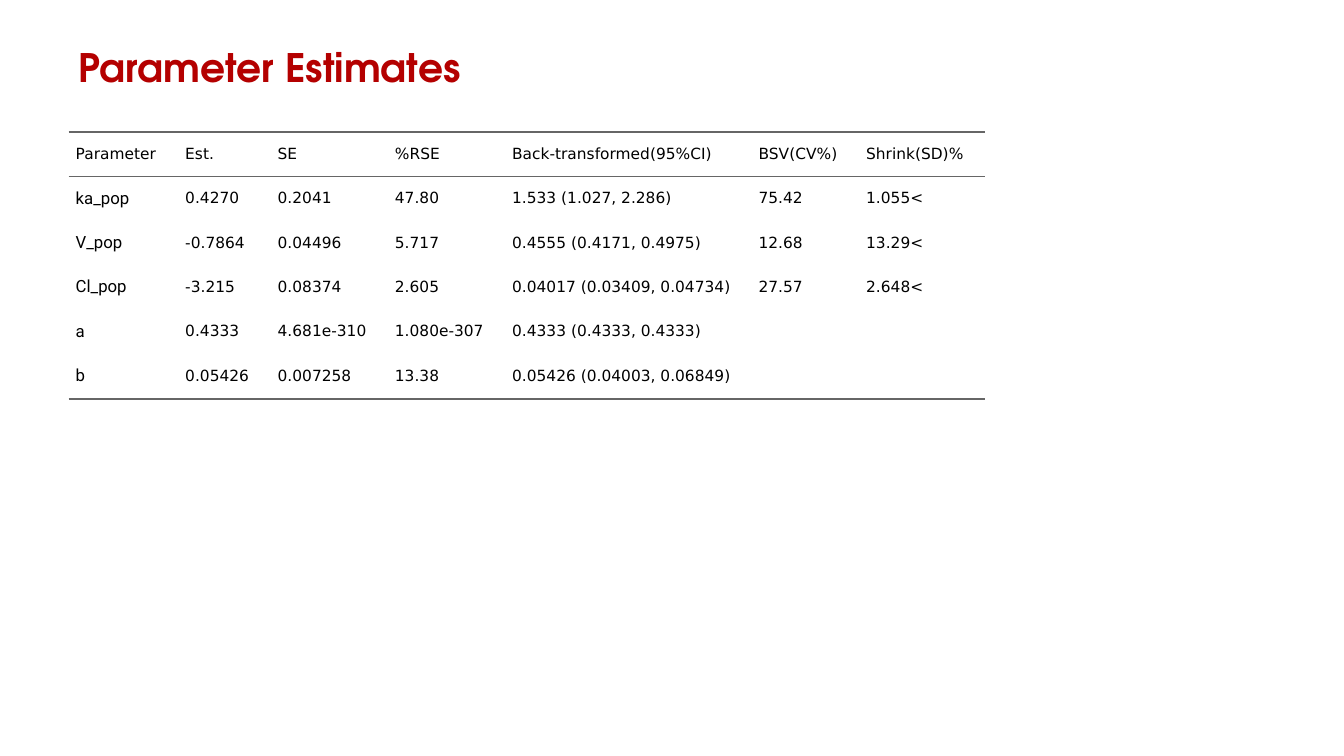
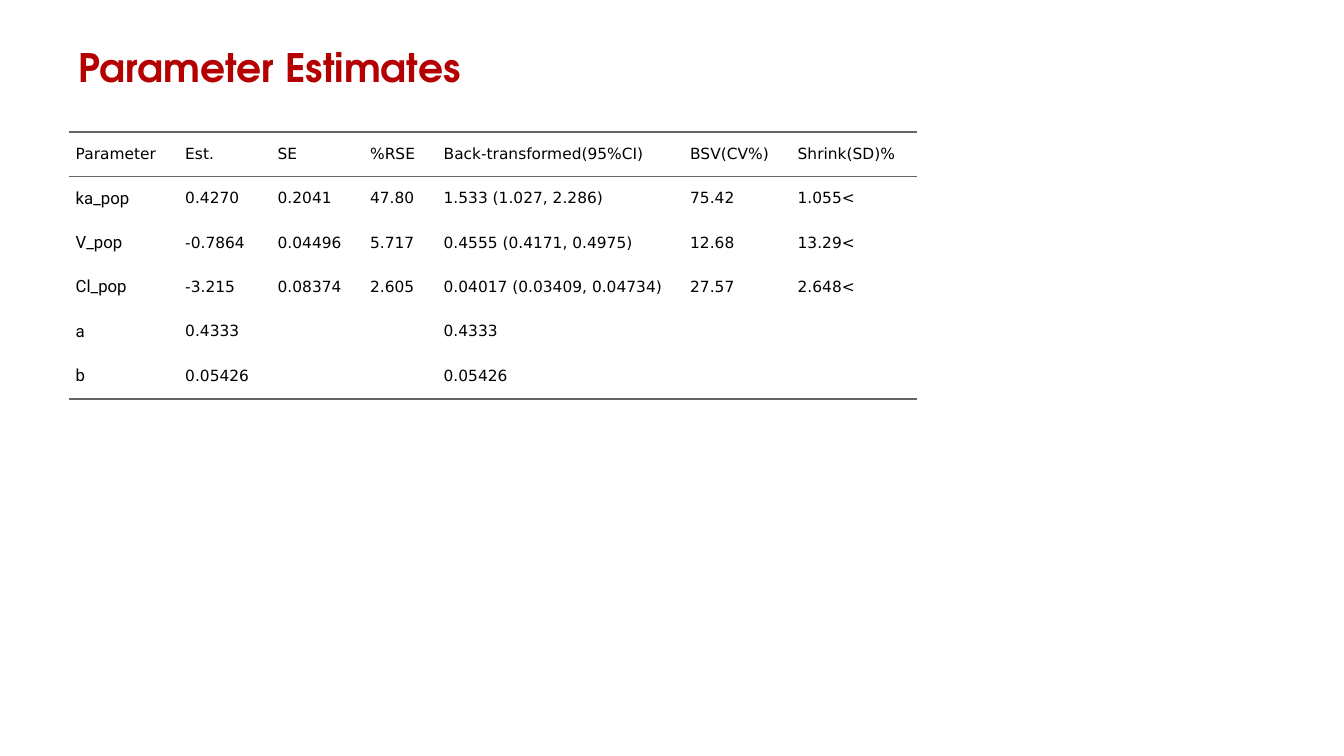
Before and after one commit to nlmixr2/monolix2rx, a slide deck: slide 1 of articles/mod-PowerPoint.pptx. Drawn at 1344x756 pixels with LibreOffice and Linux fonts; fonts in the diff are those of the drawing; background and template pictures are left out. Boxes give left, top, right and bottom in pixels: in the first picture for what was removed or moved away, otherwise in the second. Text is boxed around its words. In the diff, an @@ line names an element or a change of style, - is before the commit and + after.

```diff
--- a/articles/mod-PowerPoint.pptx
+++ b/articles/mod-PowerPoint.pptx
@@ table at [69, 132, 919, 704] @@
-row 5: a | 0.4333 | 4.681e-310 | 1.080e-307 | 0.4333 (0.4333, 0.4333) |  | 
+row 5: a | 0.4333 |  |  | 0.4333 |  | 
-row 6: b | 0.05426 | 0.007258 | 13.38 | 0.05426 (0.04003, 0.06849) |  | 
+row 6: b | 0.05426 |  |  | 0.05426 |  | 
@@ table: place and size @@
-table at [69, 132, 986, 704]
+table at [69, 132, 919, 704]
```
Also in this commit, not shown: 13 other files.
